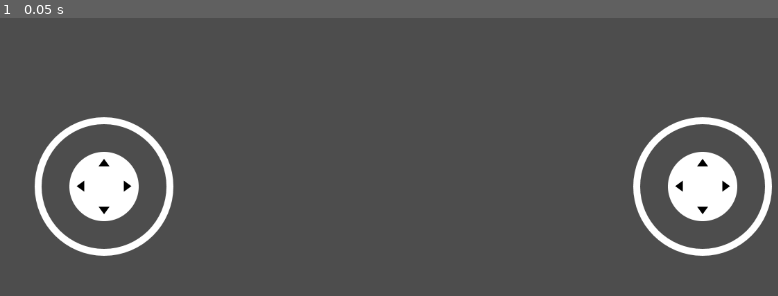
Above: before the commit, frame 1.
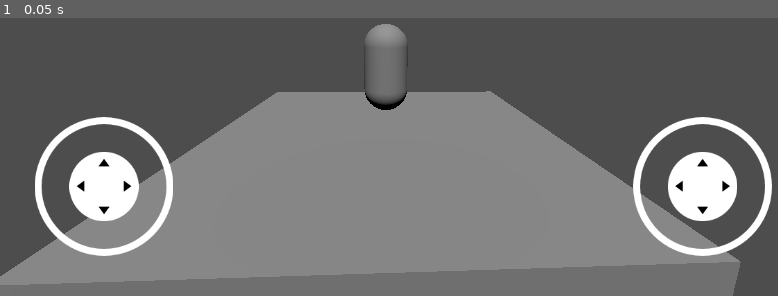
Above: after the commit, the same moment.

Repository: kpk-i710/my3d
Game: Godot game, scene res://main.tscn
The game is run twice, just before and just after one commit, with the same random seed, the same clock (stepped at 60 frames per second) and the same inputs.
Inputs:
- Up to frame 1 (0.05 s): no input

The runs differ from the first frame. In frame 1, 48% of the frame differs, in the area x 0-96%, y 2-100%.

Commit message:
added camera 3d and lighting

Diff:
--- a/main.tscn
+++ b/main.tscn
@@ -53,3 +53,9 @@
 
 [node name="CharacterBody3D" parent="." instance=ExtResource("2_2i8sk")]
 transform = Transform3D(1, 0, 0, 0, 1, 0, 0, 0, 1, 0, 2.07025, 0)
+
+[node name="DirectionalLight3D" type="DirectionalLight3D" parent="."]
+transform = Transform3D(1, 0, 0, 0, -0.55467, 0.83207, 0, -0.83207, -0.55467, 0, 7.93451, 0)
+
+[node name="Camera3D" type="Camera3D" parent="."]
+transform = Transform3D(-0.998923, 0, 0.0463916, 0.00802233, 0.984935, 0.17274, -0.0456927, 0.172926, -0.983874, 0, 3.15333, -6.69996)
